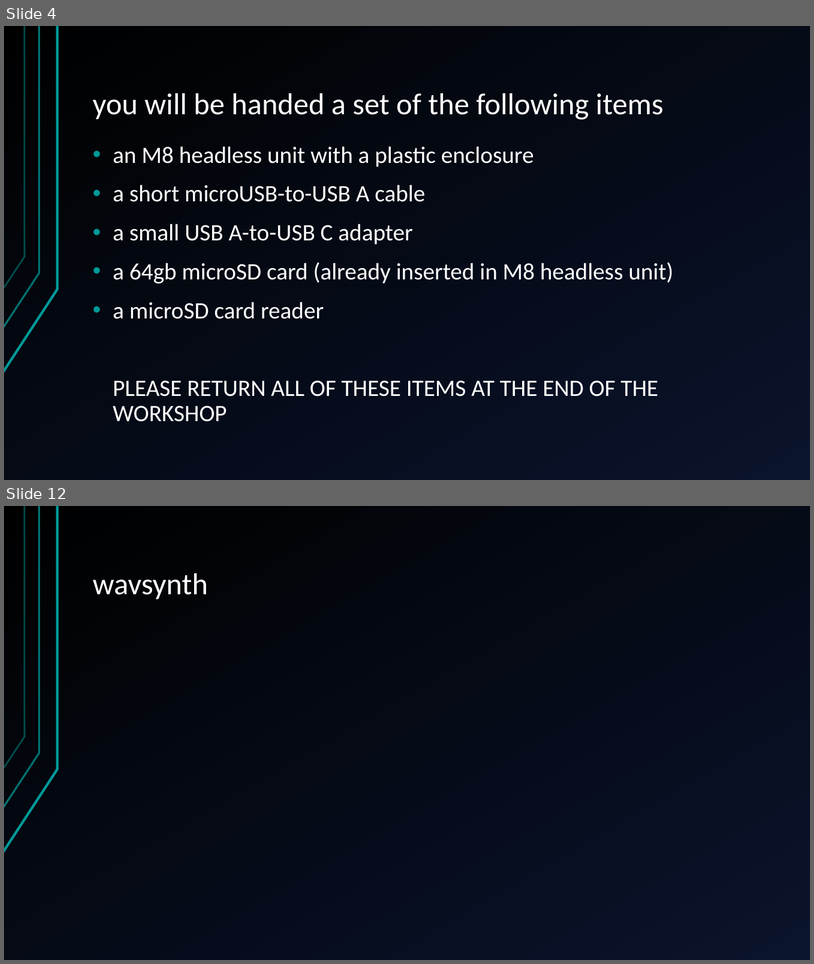
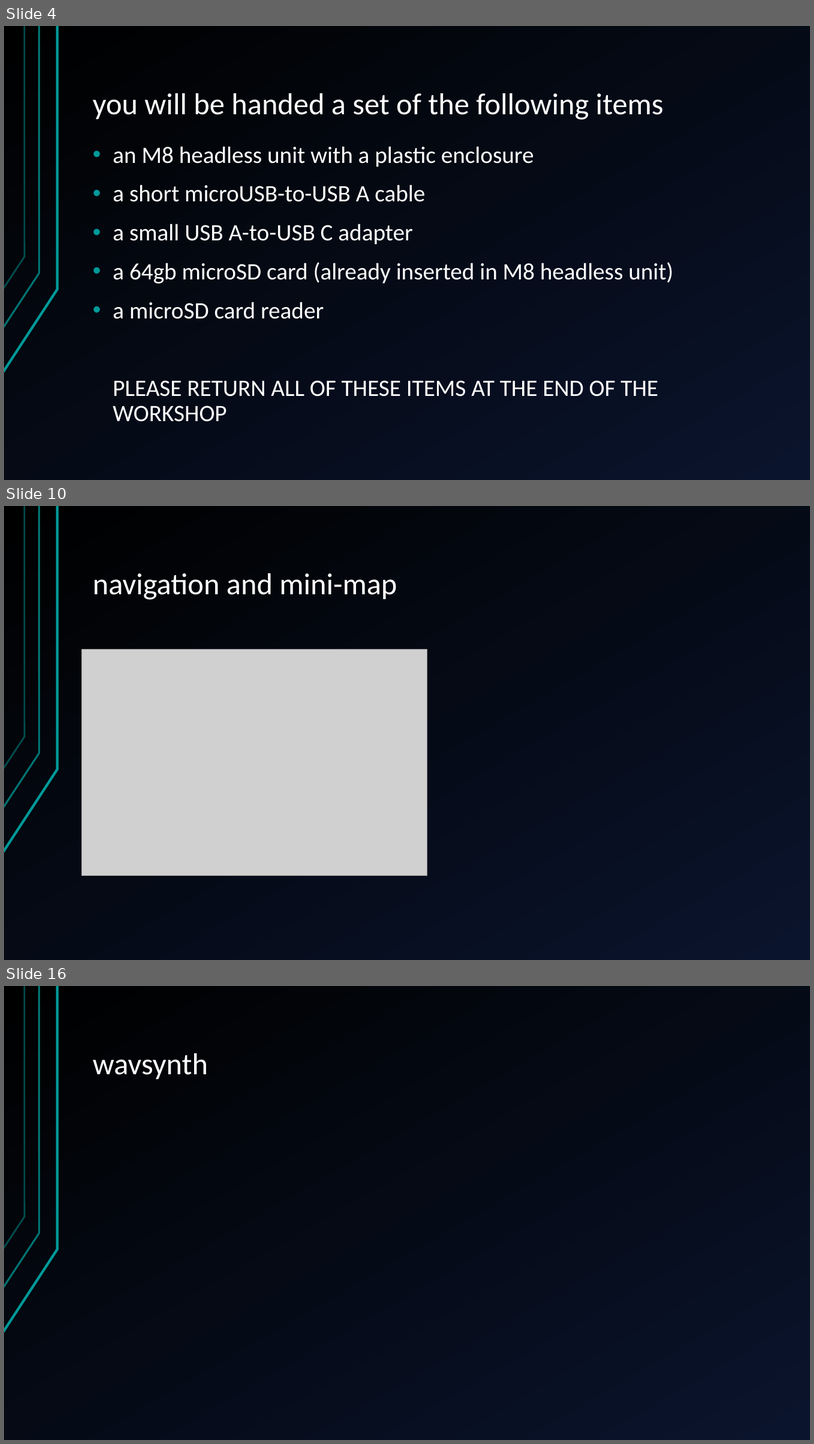
Before and after one commit to jegasus/m8-tracker-workshop, a slide deck: slides_v1.odp. Shown one above the other, each under a label of ours: slides 4 and 12 before the commit, slides 4, 10 and 16 after it; the slides between them are not shown. The pictures are 814x964 and 814x1444 pixels, drawn with LibreOffice and Linux fonts; fonts in the diff are those of the drawing; grey boxes stand for pictures. Boxes give left, top, right and bottom in pixels: in the first picture for what was removed or moved away, otherwise in the second. Text is boxed around its words. In the diff, an @@ line names an element or a change of style, - is before the commit and + after.

```diff
--- a/slides_v1.odp
+++ b/slides_v1.odp
@@ slide 10 added at (x1=4, y1=506, x2=810, y2=960), background gradient #000000 to #0A142C; not listed: 3 template elements that a slide beside it also shows @@
@@ title added at (x1=93, y1=573, x2=397, y2=600), 36 pt, text #FFFFFF @@
+navigation and mini-map
@@ picture added at (x1=82, y1=649, x2=428, y2=876) @@
@@ what was slide 12 is now slide 16 @@
```
Also in this commit, not shown: 7 slides changed, 5 other slides added, 2 slides removed, 1 other file.
